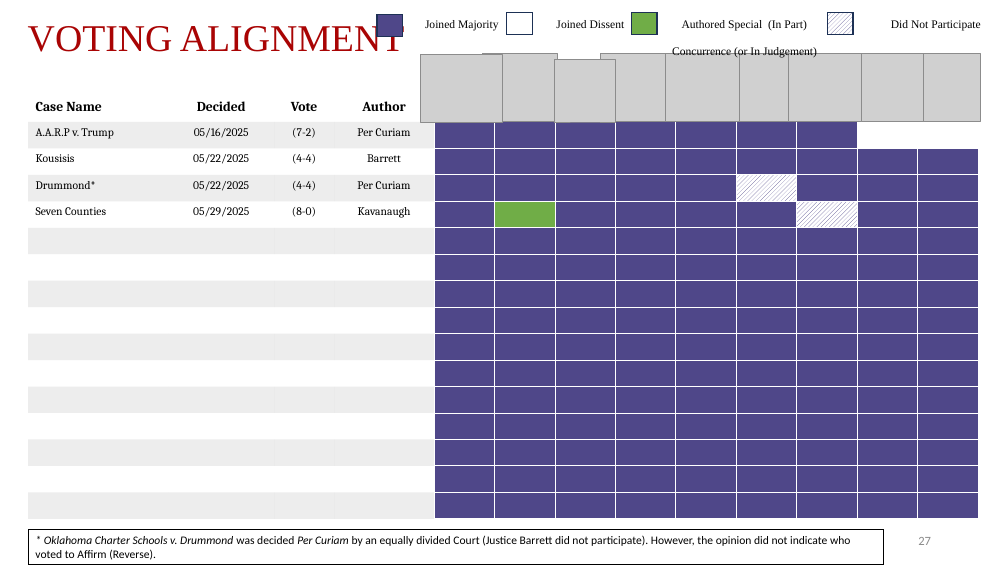
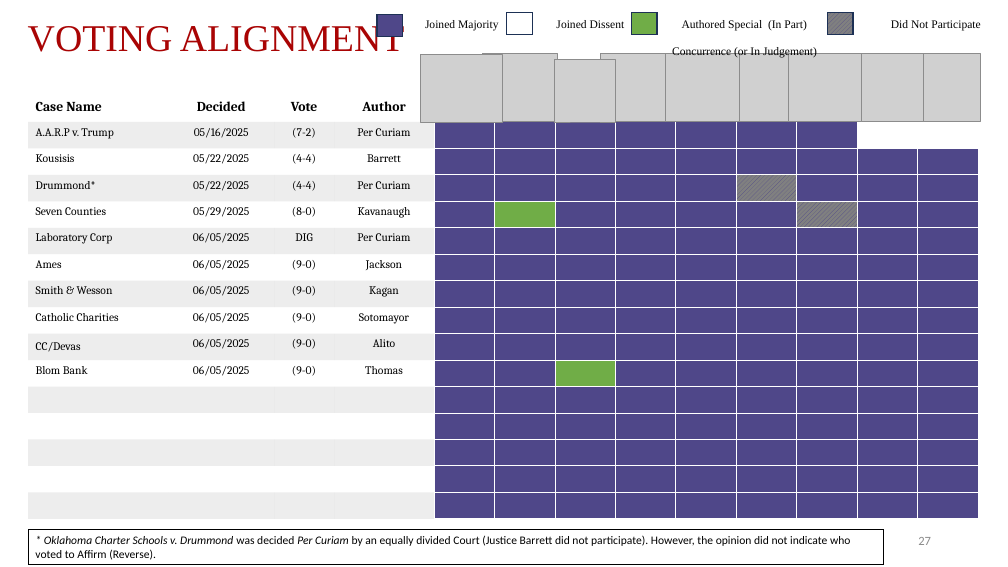
Before and after one commit to JakeTruscott/scotuswatch, a slide deck: slide 27 of Stat Reviews/OT24_StatReview/compilation/SCOTUSBlog/statpack_OT24.pptx. Drawn at 1008x567 pixels with LibreOffice and Linux fonts; fonts in the diff are those of the drawing; grey boxes stand for pictures. Boxes give left, top, right and bottom in pixels: in the first picture for what was removed or moved away, otherwise in the second. Text is boxed around its words. In the diff, an @@ line names an element or a change of style, - is before the commit and + after.

```diff
--- a/Stat Reviews/OT24_StatReview/compilation/SCOTUSBlog/statpack_OT24.pptx
+++ b/Stat Reviews/OT24_StatReview/compilation/SCOTUSBlog/statpack_OT24.pptx
@@ rectangle at [827, 13, 853, 35]: fill pattern #4F4789 on #FFFFFF to pattern #4F4789 on #808080 @@
@@ table at [28, 93, 979, 519] @@
+row 6: Laboratory Corp | 06/05/2025 | DIG | Per Curiam |  |  |  |  |  |  |  |  | 
+row 7: Ames | 06/05/2025 | (9-0) | Jackson |  |  |  |  |  |  |  |  | 
+row 8: Smith & Wesson | 06/05/2025 | (9-0) | Kagan |  |  |  |  |  |  |  |  | 
+row 9: Catholic Charities | 06/05/2025 | (9-0) | Sotomayor |  |  |  |  |  |  |  |  | 
+row 10: CC/Devas | 06/05/2025 | (9-0) | Alito |  |  |  |  |  |  |  |  | 
+row 11: Blom Bank | 06/05/2025 | (9-0) | Thomas |  |  |  |  |  |  |  |  | 
-row 11:  |  |  |  |  |  |  |  |  |  |  |  | 
-row 12:  |  |  |  |  |  |  |  |  |  |  |  | 
-row 13:  |  |  |  |  |  |  |  |  |  |  |  | 
-row 14:  |  |  |  |  |  |  |  |  |  |  |  | 
-row 15:  |  |  |  |  |  |  |  |  |  |  |  | 
-row 16:  |  |  |  |  |  |  |  |  |  |  |  | 
@@ fill pattern #4F4789 on #FFFFFF to pattern #4E478A on #808080 in 2 cells @@
@@ fill #4F4789 to #70AD47 in row 11, column 7 @@
```
Also in this commit, not shown: 16 other slides changed, 43 other files.
